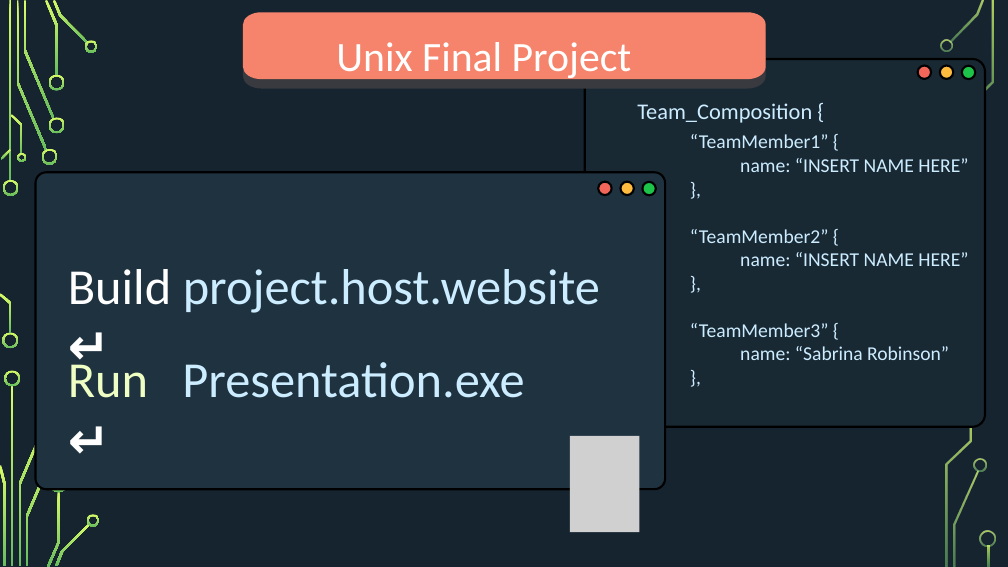
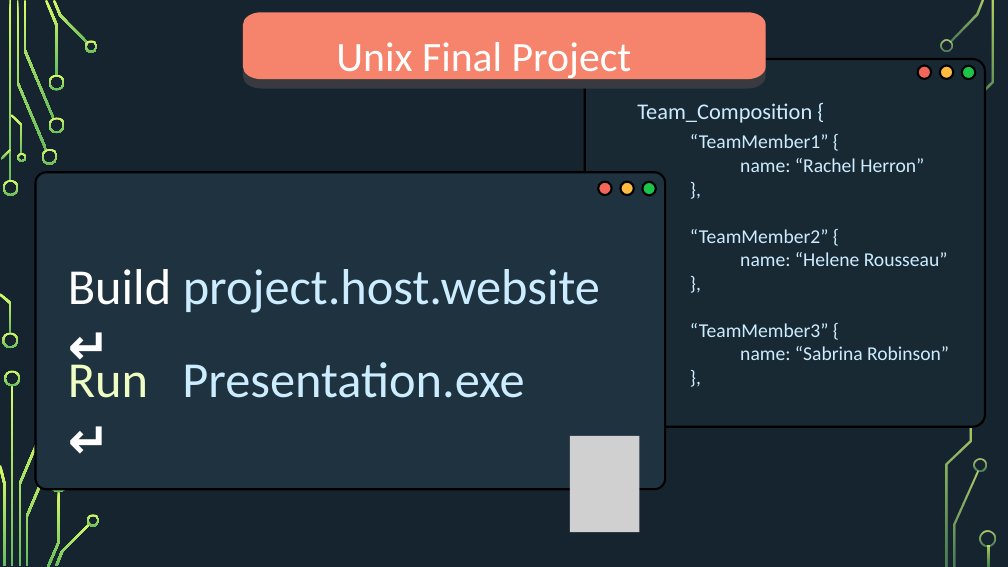
Before and after one commit to kayyza/UNIX-FinalProject, a slide deck: slide 1 of Documentation/UnixPresentation.pptx. Drawn at 1008x567 pixels with LibreOffice and Linux fonts; fonts in the diff are those of the drawing; grey boxes stand for pictures; background and template pictures are left out. Boxes give left, top, right and bottom in pixels: in the first picture for what was removed or moved away, otherwise in the second. Text is boxed around its words. In the diff, an @@ line names an element or a change of style, - is before the commit and + after.

Commit message:
added other names to presentation

```diff
--- a/Documentation/UnixPresentation.pptx
+++ b/Documentation/UnixPresentation.pptx
@@ text at <box>740,158,924,172</box>: text changed @@
-name: “INSERT NAME HERE”
+name: “Rachel Herron”
@@ text at <box>740,252,948,266</box>: text changed @@
-name: “INSERT NAME HERE”
+name: “Helene Rousseau”
```
